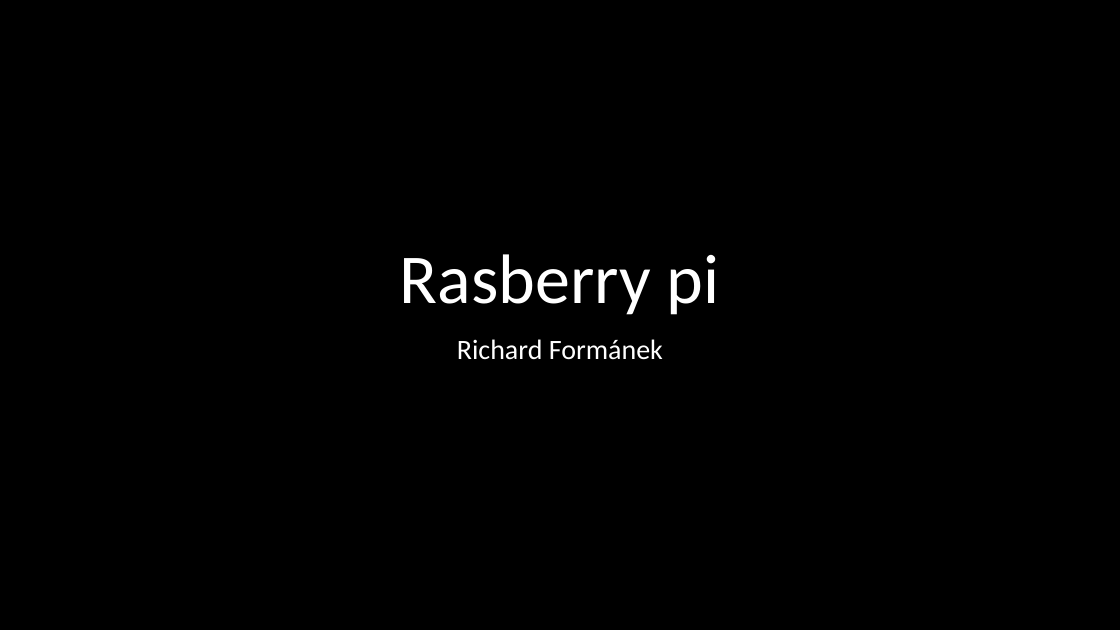
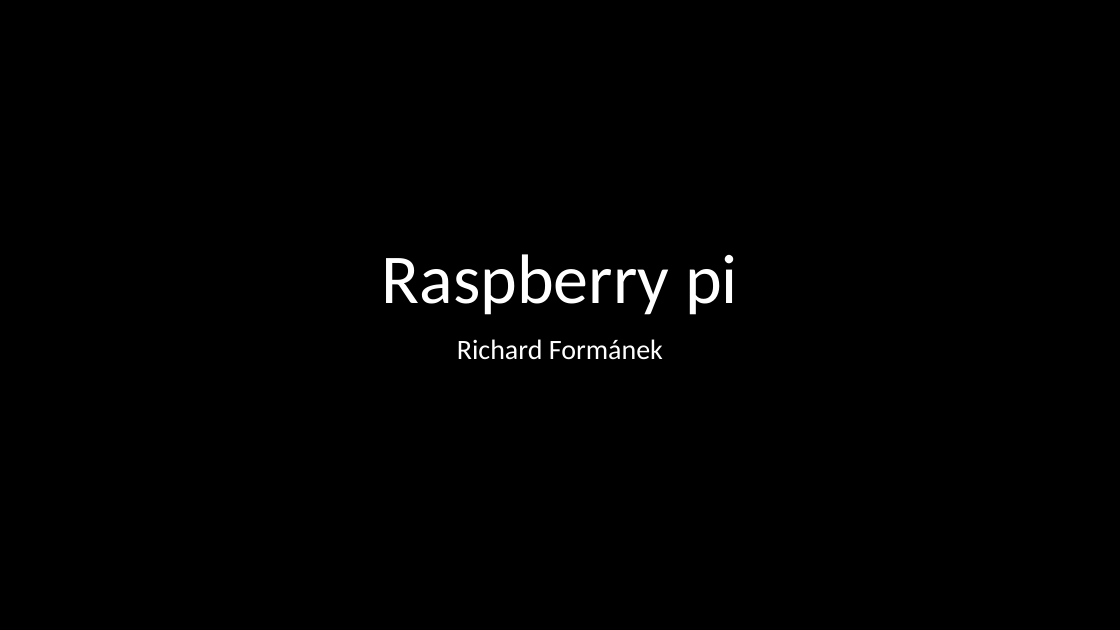
Before and after one commit to rfc79/Prezentace, a slide deck: slide 1 of formánek.ppsx. Drawn at 1120x630 pixels with LibreOffice and Linux fonts; fonts in the diff are those of the drawing. Boxes give left, top, right and bottom in pixels: in the first picture for what was removed or moved away, otherwise in the second. Text is boxed around its words. In the diff, an @@ line names an element or a change of style, - is before the commit and + after.

```diff
--- a/formánek.ppsx
+++ b/formánek.ppsx
@@ title at (382, 254, 738, 315): text changed @@
-Rasberry pi
+Raspberry pi
```
Also in this commit, not shown: 2 other slides changed, 5 slides added, 1 slide removed, 1 other file.
